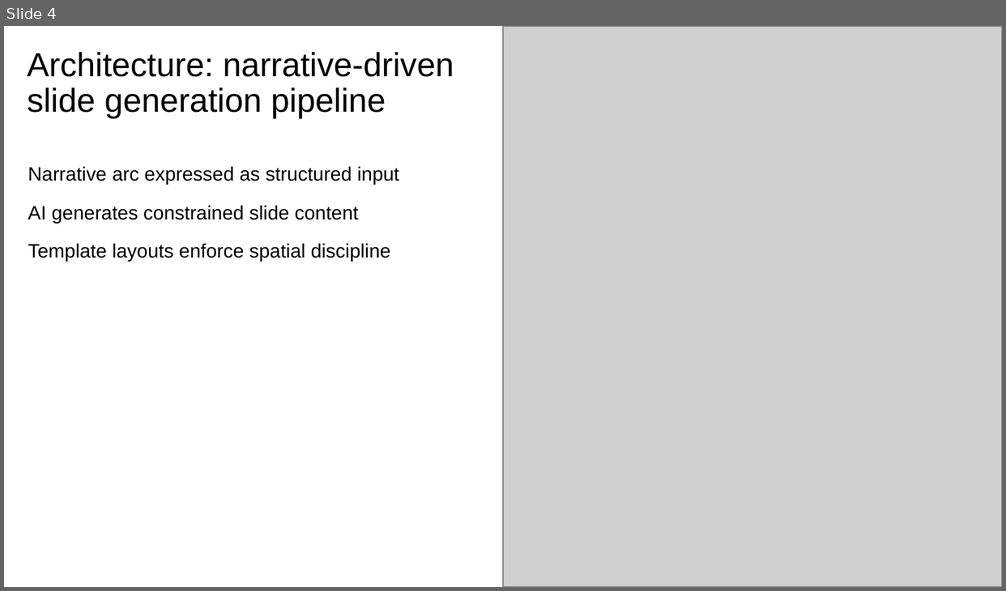
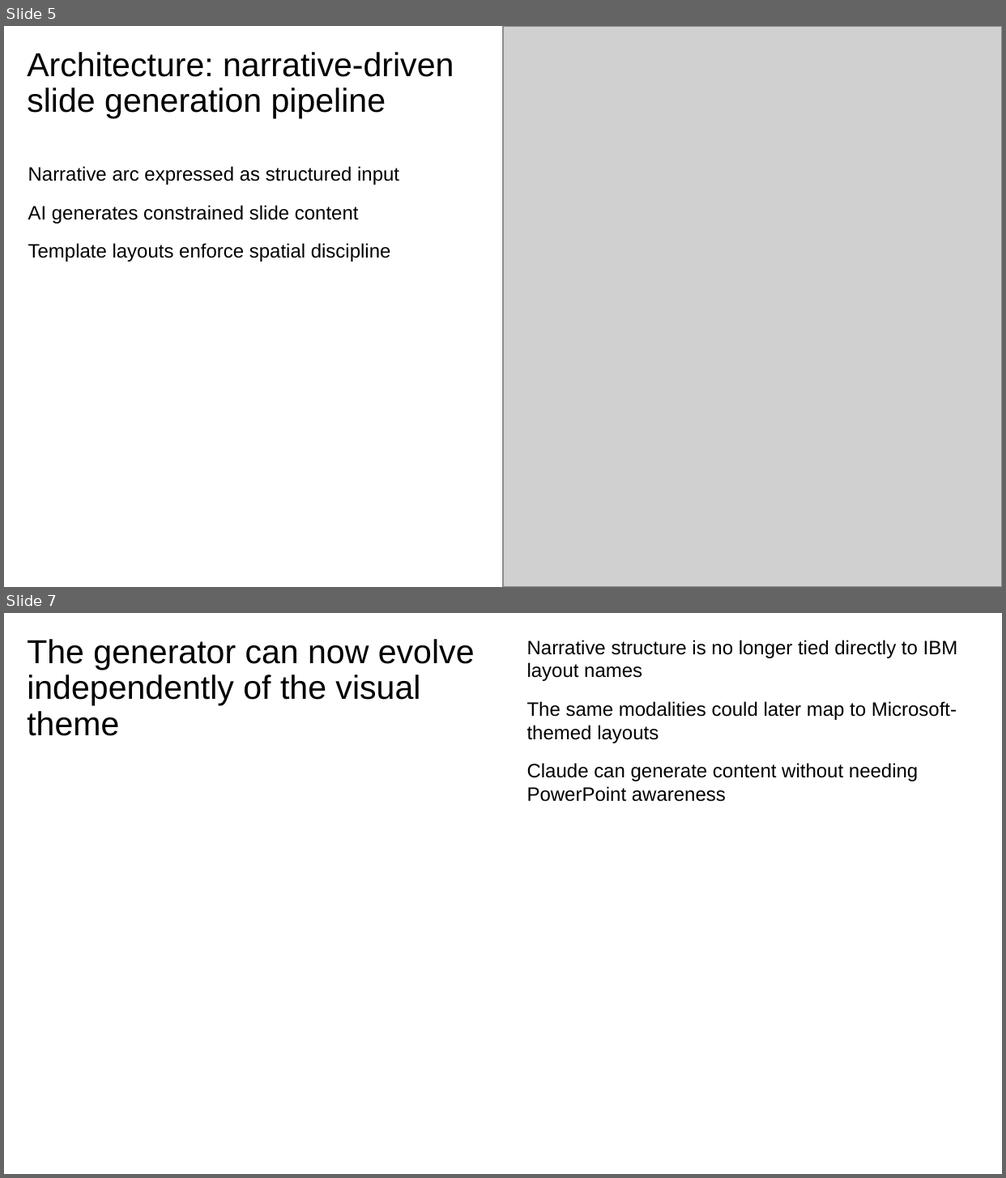
Before and after one commit to davidrrowley/PowerPointAutoGen, a slide deck: scripts/PowerPoint Slide Inventory Script/ibm_yaml_test.pptx. Shown one above the other, each under a label of ours: slide 4 before the commit, slides 5 and 7 after it; the slides between them are not shown. The pictures are 1006x591 and 1006x1178 pixels, drawn with LibreOffice and Linux fonts; fonts in the diff are those of the drawing; grey boxes stand for pictures. Boxes give left, top, right and bottom in pixels: in the first picture for what was removed or moved away, otherwise in the second. Text is boxed around its words. In the diff, an @@ line names an element or a change of style, - is before the commit and + after.

```diff
--- a/scripts/PowerPoint Slide Inventory Script/ibm_yaml_test.pptx
+++ b/scripts/PowerPoint Slide Inventory Script/ibm_yaml_test.pptx
@@ slide 7 added at [4,613,1002,1174], background #FFFFFF @@
@@ title added at [27,639,475,736], 24 pt, text #000000 @@
+The generator can now evolve independently of the visual theme
@@ text added at [527,640,958,802], 14 pt, text #000000 @@
+Narrative structure is no longer tied directly to IBM layout names
+The same modalities could later map to Microsoft-themed layouts
+Claude can generate content without needing PowerPoint awareness
@@ what was slide 4 is now slide 5 @@
```
Also in this commit, not shown: 3 other slides added, 1 other file.
